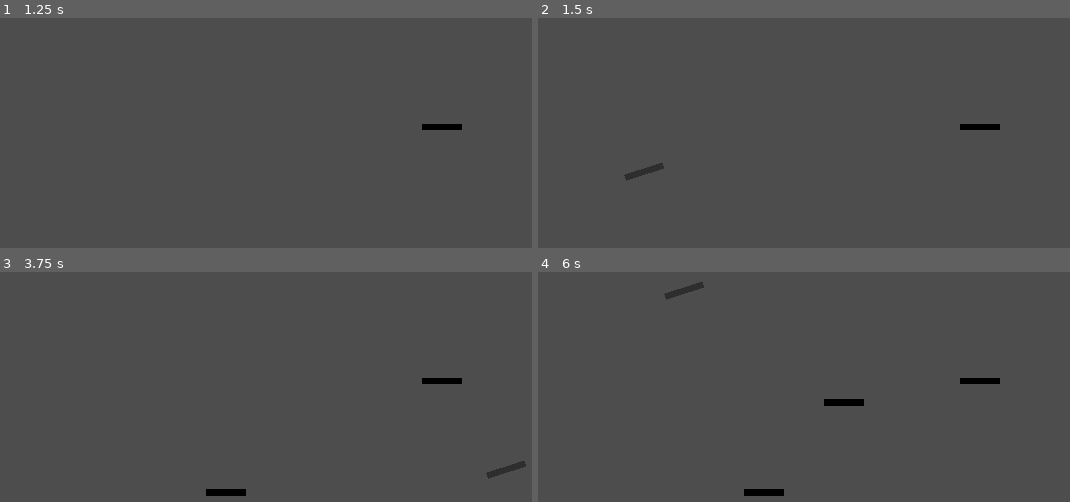
Above: before the commit, frames 1-4 (two rows, left to right).
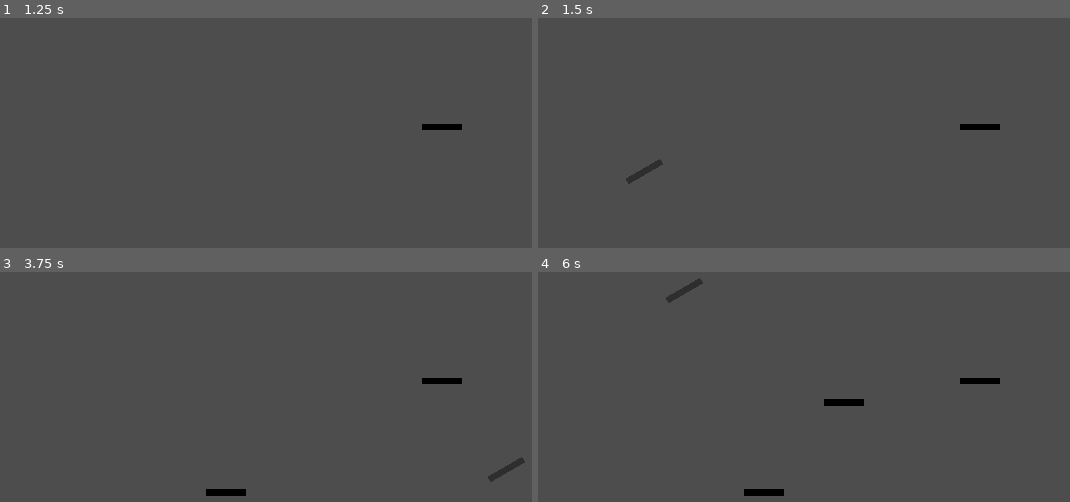
Above: after the commit, the same moments.

Repository: Silver-Ink/GameJamAirConditionner
Game: Godot game, scene res://Game.tscn
Same seed, same stepped clock (60 frames per second), same inputs: the game is played once before the commit and once after it.
Inputs (mouse positions are in pixels of both pictures, inside the frame that each line leads up to):
- Up to frame 1 (1.25 s): tap Enter (ui_accept) at 0.5, 0.77 s; move the mouse to (441, 126) at 0.52 s; hold Right (ui_right) from 0.53 s (still down); click (441, 126) at 0.6 s
- Up to frame 2 (1.5 s): keep holding Right (ui_right); tap Enter (ui_accept) at 1.25 s; move the mouse to (644, 169) at 1.27 s; tap Mouse wheel up (rotate_wall_left) at 1.35 s
- Up to frame 3 (3.75 s): tap Enter (ui_accept) at 1.52, 2, 2.75, 3.02, 3.5 s; move the mouse to (345, 301) at 2.02 s; release Right (ui_right) at 2.03 s; hold Left (ui_left) 2.03-2.78 s; tap Mouse wheel down (rotate_wall_right) at 2.1 s; move the mouse to (223, 492) at 2.77 s; hold Right (ui_right) from 2.78 s (still down); click (223, 492) at 2.85 s; move the mouse to (505, 469) at 3.52 s; tap Mouse wheel up (rotate_wall_left) at 3.6 s
- Up to frame 4 (6 s): tap Enter (ui_accept) at 3.77, 4.25, 4.52 s; move the mouse to (564, 334) at 4.27 s; release Right (ui_right) at 4.28 s; hold Left (ui_left) 4.28-5.03 s; tap Mouse wheel down (rotate_wall_right) at 4.35 s; move the mouse to (846, 403) at 5.02 s; hold Right (ui_right) 5.03-5.78 s; click (846, 403) at 5.1 s; move the mouse to (681, 290) at 5.77 s; hold Left (ui_left) from 5.78 s (still down); tap Mouse wheel up (rotate_wall_left) at 5.85 s

Frame 1 is identical in both runs. In frame 2, 0.1% of the frame differs, in the area x 16-24%, y 61-73%; in frame 3, 0.1%; in frame 4, 0.1%.

Commit message:
chore: Changed possible wall rotations

Diff:
--- a/wall_placer.gd
+++ b/wall_placer.gd
@@ -1,6 +1,6 @@
 extends Node2D
 
-const _wall_rotation_possible_positions := 20
+const _wall_rotation_possible_positions := 12
 const _wall_life_time := 10
 
 var _preview_sprite : Sprite2D
@@ -8,6 +8,7 @@
 var _level_camera : Camera2D
 
 var SC_wall_straight := preload("res://WallStraight.tscn")
+
 
 func _ready() -> void:
 	_preview_sprite = get_node("WallPreviewSprite")
